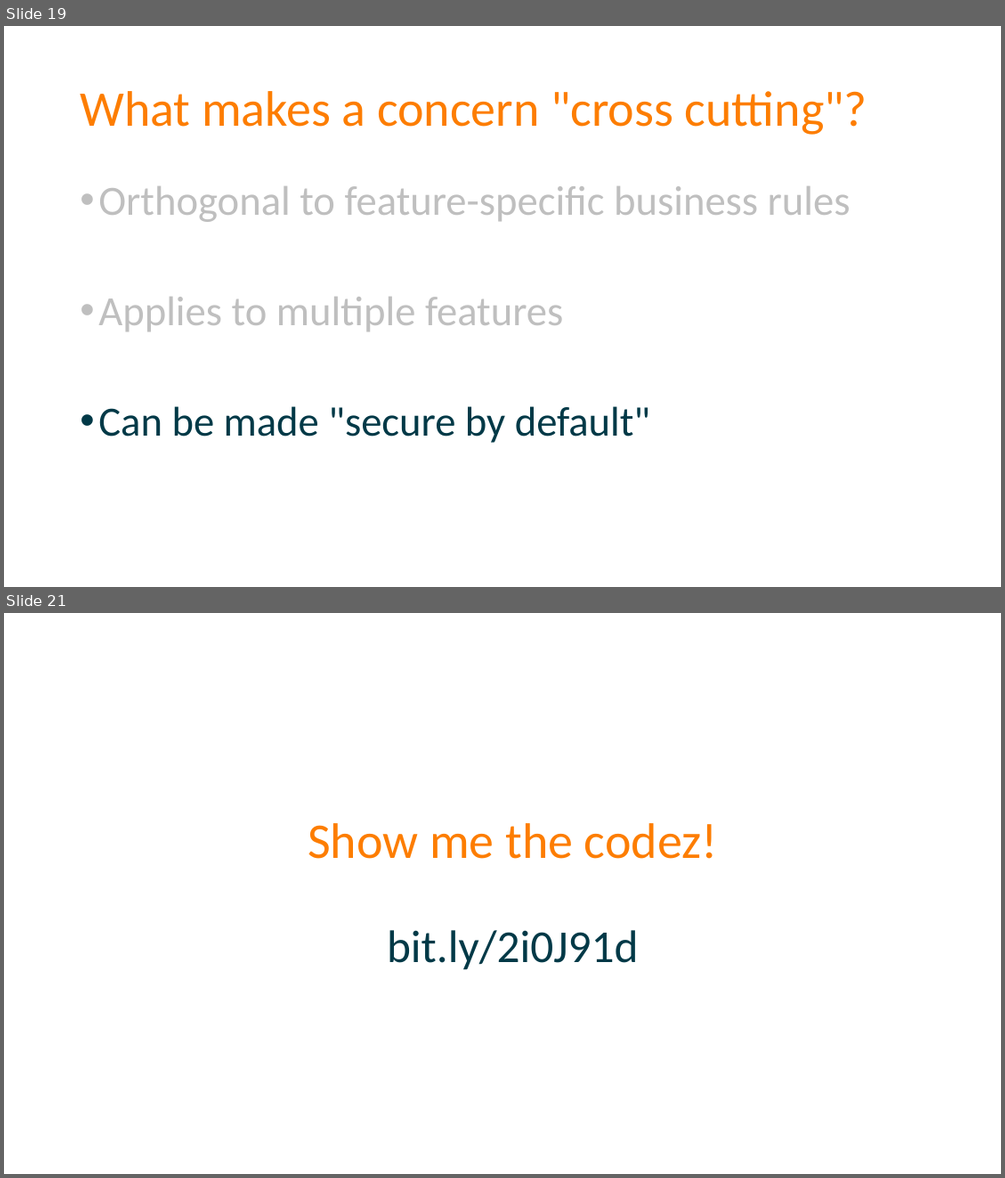
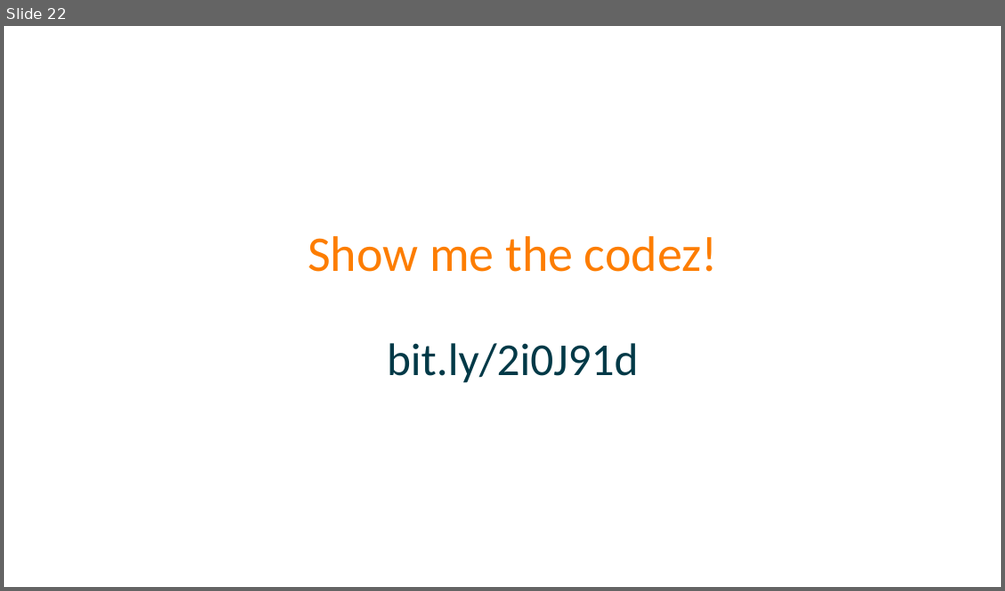
Before and after one commit to spetryjohnson/Talk---Dont-Write-Secure-Code-Design-Secure-Systems, a slide deck: Secure Systems - CodeMash 2017.pptx. Shown one above the other, each under a label of ours: slides 19 and 21 before the commit, slide 22 after it; the slides between them are not shown. The pictures are 1005x1178 and 1005x591 pixels, drawn with LibreOffice and Linux fonts; fonts in the diff are those of the drawing. Boxes give left, top, right and bottom in pixels: in the first picture for what was removed or moved away, otherwise in the second. Text is boxed around its words. In the diff, an @@ line names an element or a change of style, - is before the commit and + after.

```diff
--- a/Secure Systems - CodeMash 2017.pptx
+++ b/Secure Systems - CodeMash 2017.pptx
@@ slide 19 removed at (4, 26, 1001, 587), background #FFFFFF @@
@@ title removed at (80, 91, 867, 135) @@
-What makes a concern "cross cutting"?
@@ text removed at (98, 186, 850, 443) @@
-• Orthogonal to feature-specific business rules
-• Applies to multiple features
-• Can be made "secure by default"
@@ what was slide 21 is now slide 22 @@
```
Also in this commit, not shown: 9 slides changed, 8 slides added, 3 other slides removed, 1 other file.
